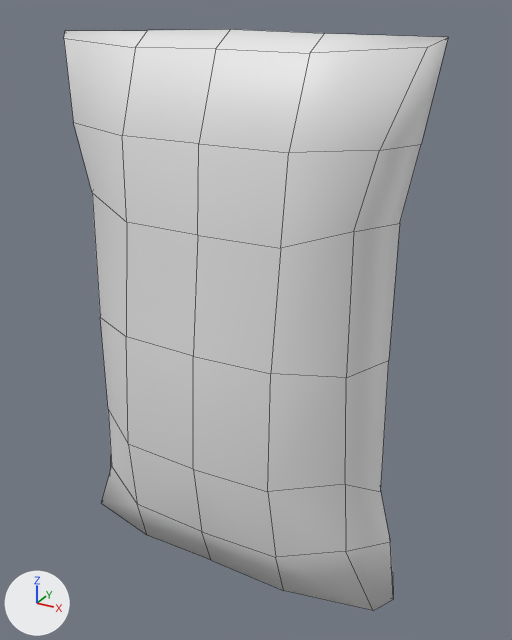
Two versions of the Blender file Props/ChipBag/ChipBag.blend, one commit apart.
Both versions are drawn from a 50 mm lens placed at (3.02, -5.09, 5.15), pointed at (0.17, 0.1, 2.56). Arrows for +X, +Y and +Z are at lower left; the lights stay in place. Mesh edges are drawn as thin lines.

In view in the first picture: 'Bag'.
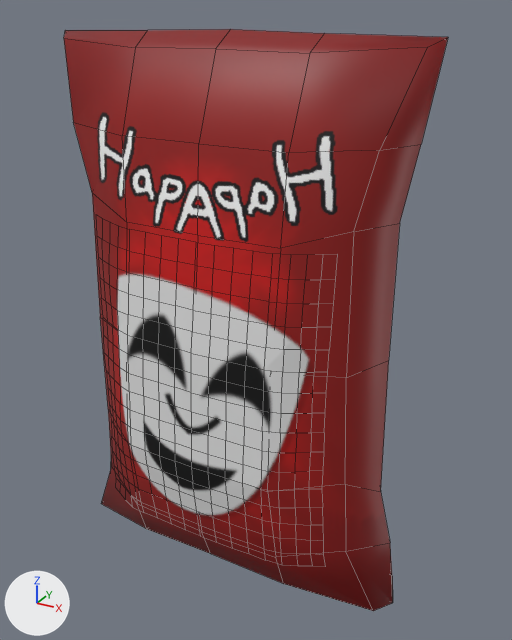
Pixel boxes [x1, y1, x2, y2] of what changed, in the pictures (512 x 640 px; the box of a moved part takes in the faces that stretch with it):
'Bag', recoloured, reshaped, surface changed (grey to red)
    both: [64, 29, 448, 611]
'Happy_Mask', added
    after: [117, 275, 308, 515]
part 1 of me_cube_001, moved or reshaped
    both: [101, 466, 393, 611]
part 2 of me_cube_001, surface changed (grey to red)
    both: [64, 29, 448, 557]

The change, as a diff of the scene's bpy script:
```diff
--- a/Props/ChipBag/ChipBag.blend.py
+++ b/Props/ChipBag/ChipBag.blend.py
@@ img_tex_bag @@
+img_tex_bag = load_image('Tex_Bag', 'Tex_Bag.png', 1024, 1024, 'sRGB')
@@ img_happy_mask_png @@
+img_happy_mask_png = load_image('Happy_Mask.png', '../../UI/UI Parts/Player Mood/Happy_Mask.png', 164, 164, 'sRGB')
@@ mat_m_bag @@
+mat_m_bag = principled_material('M_Bag')
+mat_m_bag.texture = img_tex_bag
@@ mat_happy_mask @@
+mat_happy_mask = principled_material('Happy_Mask')
+mat_happy_mask.texture = img_happy_mask_png  # with its transparency
@@ me_cube_001 @@
 # used by ob_bag; location = (0.0, 0.0, 2.48)
-me_cube_001.from_pydata(...)  # 53 vertices, 44 faces; spans x 0.0..1.7, y -0.76..0.72, z -2.44..2.53
-me_cube_001.vertices[2].co = (1.6, 0.27, -2.39)  # pixel (392, 572)
-me_cube_001.vertices[6].co = (0.0, -0.51, -2.31)  # pixel (211, 560)
-me_cube_001.vertices[17].co = (1.7, 0.0, -2.44)  # pixel (393, 599)
-me_cube_001.vertices[19].co = (0.79, -0.5, -2.33)  # pixel (283, 590)
-me_cube_001.vertices[49].co = (1.62, 0.0, -1.78)  # pixel (390, 541)
+me_cube_001.from_pydata(...)  # 53 vertices, 44 faces; spans x 0.0..1.7, y -0.76..0.72, z -2.48..2.53
+# me_cube_001 part 1
+me_cube_001.vertices[2].co = (1.6, 0.27, -2.43)  # pixel (392, 576)
+me_cube_001.vertices[6].co = (0.0, -0.51, -2.22)  # pixel (210, 553)
+me_cube_001.vertices[17].co = (1.7, 0.0, -2.48)  # pixel (392, 602)
+me_cube_001.vertices[19].co = (0.79, -0.5, -2.25)  # pixel (283, 583)
+me_cube_001.vertices[49].co = (1.62, 0.0, -1.8)  # pixel (390, 542)
+# me_cube_001 part 2: texture (UV) coordinates of 44 of 44 faces, centred in x 0.36..1.56, y -0.71..0.7, z -2.4..2.46, changed; they spanned u 0.25..0.75, v 0.38..0.88 and now span u 0.0..0.19, v 0.0..1.0
+me_cube_001.materials.append(mat_m_bag)  # picture img_tex_bag
@@ me_happy_mask @@
+me_happy_mask.from_pydata(...)  # 25 vertices, 16 faces; spans x -0.5..0.5, y -0.5..0.5, z 0.0
+me_happy_mask.materials.append(mat_happy_mask)  # picture img_happy_mask_png
@@ ob_happy_mask @@
+ob_happy_mask = bpy.data.objects.new('Happy_Mask', me_happy_mask)
+ob_happy_mask.location = (0.0, -1.0, 2.0)
+ob_happy_mask.rotation_euler = (1.571, 0.0, 0.0)  # degrees (90, 0, 0)
+ob_happy_mask.scale = (3.0, 3.0, 3.0)
+_m = ob_happy_mask.modifiers.new('Subdivision', 'SUBSURF')
+_m.subdivision_type = 'SIMPLE'
+_m.levels = 2
+_m = ob_happy_mask.modifiers.new('Shrinkwrap', 'SHRINKWRAP')
+_m.wrap_method = 'TARGET_PROJECT'
+_m.target = ob_bag
+_m.offset = 0.03
```
